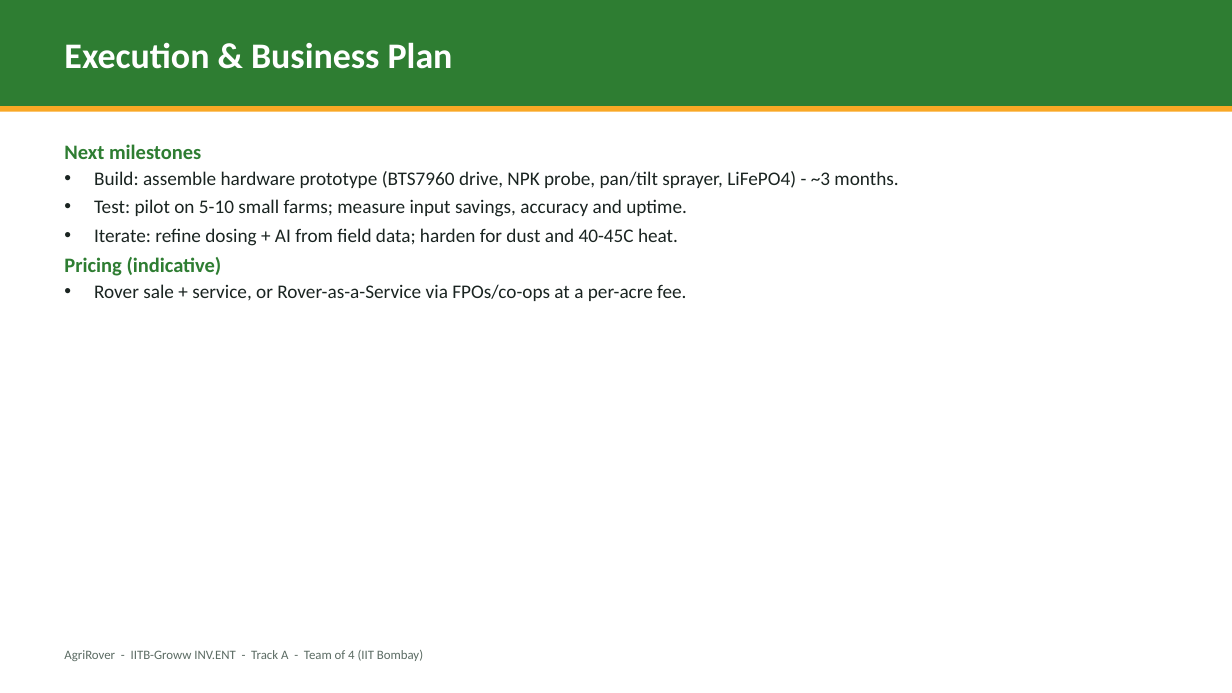
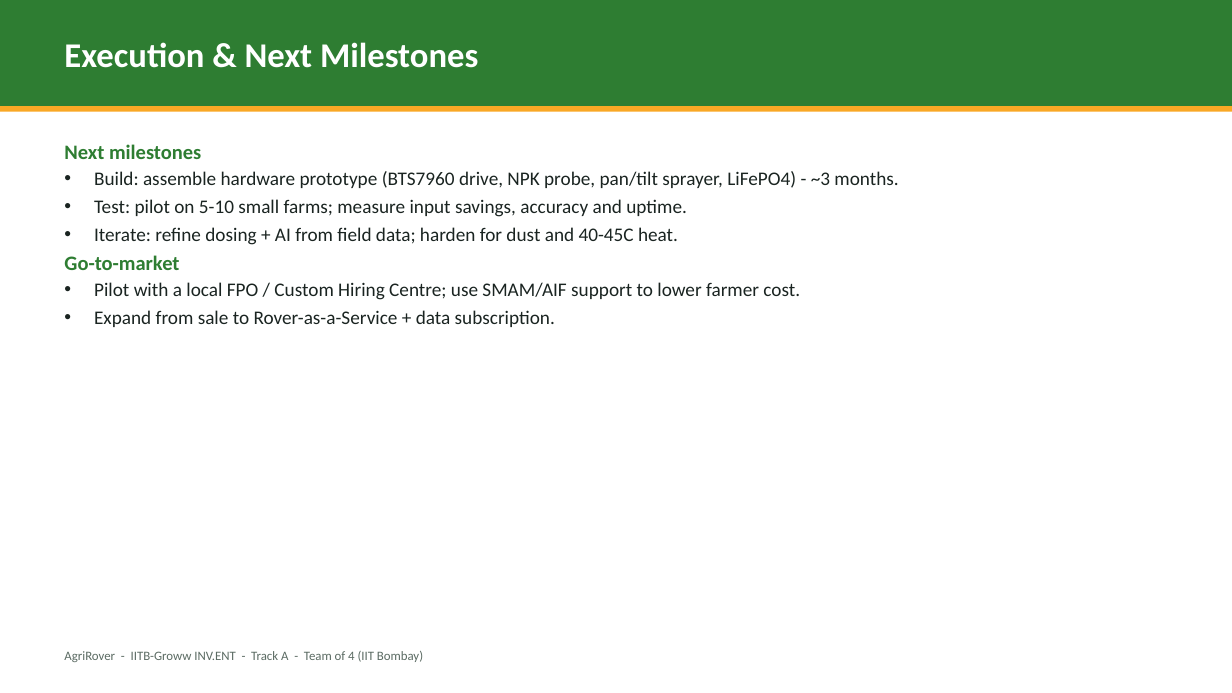
Before and after one commit to aman123825/agrobot, a slide deck: slide 9 of AgriRover_Pitch.pptx (slide 7 before the commit). Drawn at 1232x693 pixels with LibreOffice and Linux fonts; fonts in the diff are those of the drawing. Boxes give left, top, right and bottom in pixels: in the first picture for what was removed or moved away, otherwise in the second. Text is boxed around its words. In the diff, an @@ line names an element or a change of style, - is before the commit and + after.

Commit message:
Add Market Opportunity & Scope + Government Tailwinds & Business Model slides

```diff
--- a/AgriRover_Pitch.pptx
+++ b/AgriRover_Pitch.pptx
@@ text at <box>64,42,478,68</box>: text changed; size 28 to 27 pt @@
-Execution & Business Plan
+Execution & Next Milestones
@@ text at <box>64,255,800,327</box>: text changed @@
-Pricing (indicative)
-• Rover sale + service, or Rover-as-a-Service via FPOs/co-ops at a per-acre fee.
+Go-to-market
+• Pilot with a local FPO / Custom Hiring Centre; use SMAM/AIF support to lower farmer cost.
+• Expand from sale to Rover-as-a-Service + data subscription.
```
Also in this commit, not shown: 7 other slides changed, 2 slides added.
